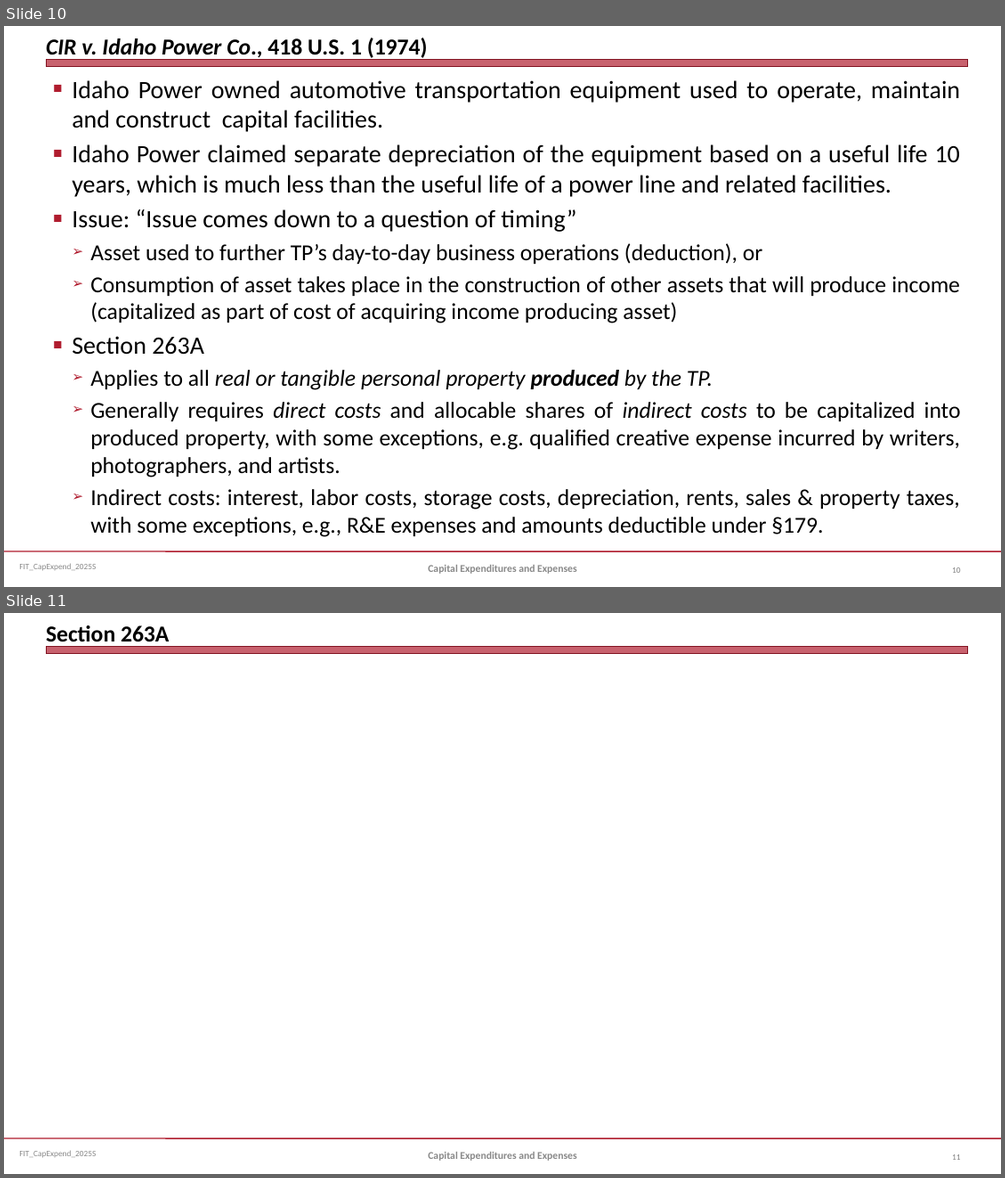
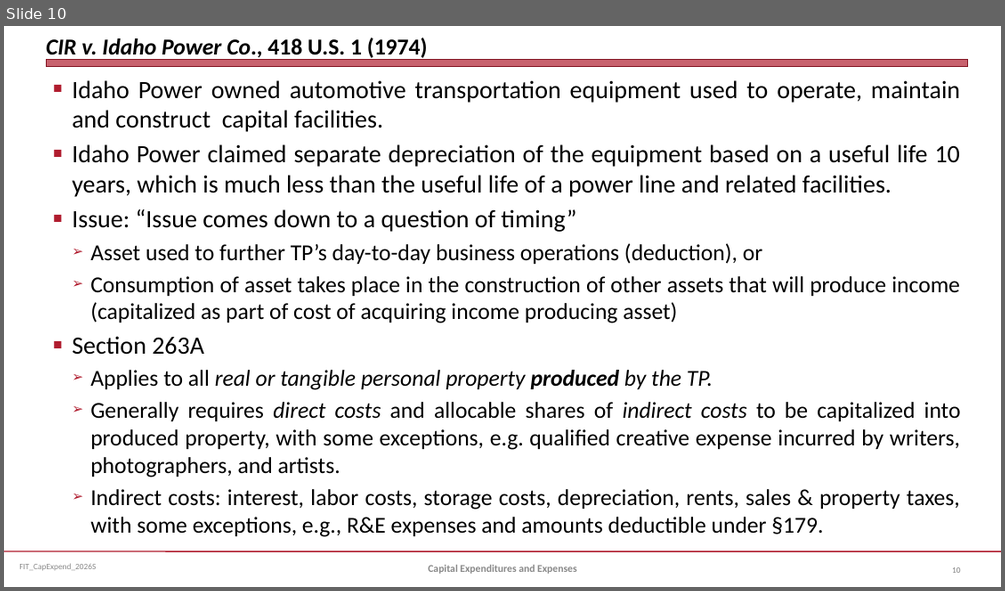
Before and after one commit to jmc877/Fed-Income-Tax, a slide deck: slides/FIT_CapExpend_2025S.pptx. Shown one above the other, each under a label of ours: slides 10 and 11 before the commit, slide 10 after it. The pictures are 1005x1178 and 1005x591 pixels, drawn with LibreOffice and Linux fonts; fonts in the diff are those of the drawing. Boxes give left, top, right and bottom in pixels: in the first picture for what was removed or moved away, otherwise in the second. Text is boxed around its words. In the diff, an @@ line names an element or a change of style, - is before the commit and + after.

```diff
--- a/slides/FIT_CapExpend_2025S.pptx
+++ b/slides/FIT_CapExpend_2025S.pptx
@@ slide 11 removed at bbox=[4, 613, 1001, 1174], background #FFFFFF; not listed: 3 template elements that a slide beside it also shows @@
@@ title removed at bbox=[46, 625, 169, 647] @@
-Section 263A
@@ text removed at bbox=[428, 1151, 576, 1160] @@
-Capital Expenditures and Expenses
@@ page number removed at bbox=[952, 1154, 960, 1159] @@
-11
```
Also in this commit, not shown: 9 other slides changed, 4 other files.
